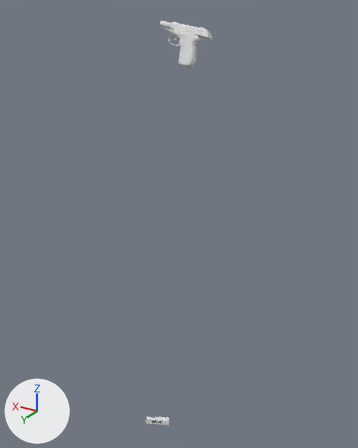
The OBJ model Vertex_Animation_Compiler/Assets/Makarov_Pistol_Reload147.obj, before and after one commit.
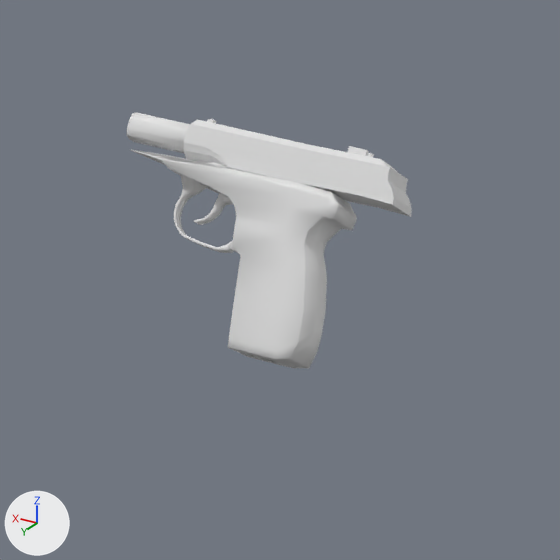
The first picture shows the older version from a camera (50 mm lens) standing at (-0.466, 1.302, 0.003) and looking at (0.308, 0.011, -0.642). The close-ups show both versions on the part from 38% to 67% of the width and 0% to 23% of the height of that picture; other places that the commit changed are outside them. Every picture has the same lights, and +X, +Y and +Z are marked at lower left. Where no turn or scale is listed for an object, it has been applied to the vertices.

Script lines for the objects in view, before the commit:
```python
me_rest_of_the_gun_sphere = bpy.data.meshes.new('Rest_of_the_gun_Sphere')
me_rest_of_the_gun_sphere.from_pydata(...)  # 272 vertices, 525 faces; spans x 0.3105..0.4559, y -0.1329..-0.0814, z -0.1591..-0.0255
me_top_slider_sphere_001 = bpy.data.meshes.new('Top_Slider_Sphere.001')
me_top_slider_sphere_001.from_pydata(...)  # 131 vertices, 237 faces; spans x 0.2776..0.4155, y -0.1383..-0.1087, z -0.0779..-0.0286
ob_rest_of_the_gun_sphere = bpy.data.objects.new('Rest_of_the_gun_Sphere', me_rest_of_the_gun_sphere)
ob_rest_of_the_gun_sphere.location = (0.0, 0.0, 0.0)
ob_top_slider_sphere_001 = bpy.data.objects.new('Top_Slider_Sphere.001', me_top_slider_sphere_001)
ob_top_slider_sphere_001.location = (0.0, 0.0, 0.0)
```
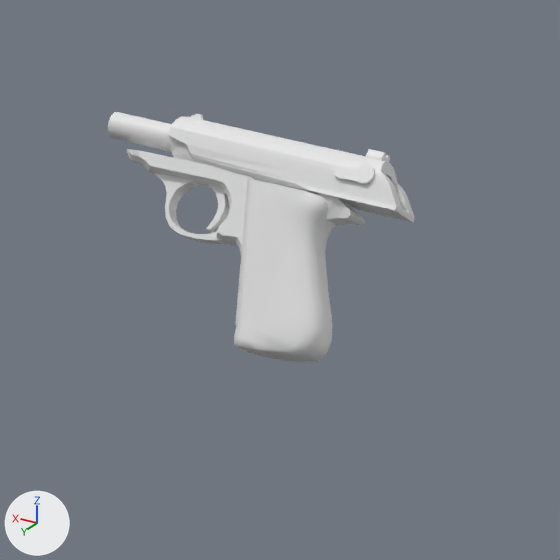
Location of each change, [x1, y1, x2, y2] in pixels of the close-ups (560 x 560 px):
'Rest_of_the_gun_Sphere', reshaped
    before: [127, 112, 357, 368]
    after: [108, 112, 335, 362]
'Top_Slider_Sphere.001', reshaped (7% wider, 11% taller)
    before: [183, 119, 412, 217]
    after: [169, 114, 414, 223]
'Rest_of_the_gun_Sphere.001', added
    after: [126, 149, 364, 326]
part 1 of me_rest_of_the_gun_sphere, rebuilt (55% narrower, 16% shorter)
    before: [129, 149, 357, 368]
    after: [234, 178, 335, 362]
part 2 of me_rest_of_the_gun_sphere, rebuilt
    before: [127, 112, 190, 153]
    after: [108, 112, 172, 152]
part 3 of me_rest_of_the_gun_sphere, added
    after: [155, 173, 227, 244]
part 4 of me_rest_of_the_gun_sphere, added
    after: [206, 184, 230, 233]
part 5 of me_rest_of_the_gun_sphere, deleted
    before: [194, 193, 233, 225]
part 7 of me_top_slider_sphere_001, rebuilt (7% wider, 9% taller)
    before: [183, 119, 412, 217]
    after: [169, 116, 414, 223]
part 8 of me_top_slider_sphere_001, added
    after: [334, 164, 375, 185]
part 9 of me_top_slider_sphere_001, added
    after: [366, 149, 390, 162]
part 10 of me_top_slider_sphere_001, added
    after: [191, 114, 203, 120]
part 11 of me_top_slider_sphere_001, deleted
    before: [348, 146, 374, 157]

The edits, one by one:
me_rest_of_the_gun_sphere is used by ob_rest_of_the_gun_sphere; location (0.0, 0.0, 0.0).
me_rest_of_the_gun_sphere had 272 vertices, 525 faces and spanned x 0.3105..0.4559, y -0.1329..-0.0814, z -0.1591..-0.0255.
me_rest_of_the_gun_sphere now has 446 vertices, 876 faces and spans x 0.3121..0.4701, y -0.1334..-0.0829, z -0.1554..-0.0254.
me_rest_of_the_gun_sphere part 1: the loose piece of 212 vertices spanning x 0.3105..0.4555, y -0.1329..-0.0814, z -0.1591..-0.0452 is rebuilt with 198 vertices and now spans x 0.3121..0.3721, y -0.1334..-0.0829, z -0.1554..-0.0588.
me_rest_of_the_gun_sphere part 2: the loose piece of 24 vertices spanning x 0.4071..0.4559, y -0.1322..-0.1159, z -0.049..-0.0255 is rebuilt with 128 vertices and now spans x 0.4073..0.4701, y -0.132..-0.1177, z -0.0496..-0.0254.
me_rest_of_the_gun_sphere part 3: a new loose piece of 76 vertices spanning x 0.3846..0.4356, y -0.1231..-0.1058, z -0.0946..-0.0567.
me_rest_of_the_gun_sphere part 4: a new loose piece of 44 vertices spanning x 0.3856..0.4001, y -0.1249..-0.1082, z -0.0887..-0.0569.
me_rest_of_the_gun_sphere part 5: 36 vertices removed from x 0.3826..0.4061, y -0.1199..-0.1088, z -0.0846..-0.0669.
me_rest_of_the_gun_sphere part 6: the surface is now shaded flat.
me_top_slider_sphere_001 is used by ob_top_slider_sphere_001; location (0.0, 0.0, 0.0).
me_top_slider_sphere_001 had 131 vertices, 237 faces and spanned x 0.2776..0.4155, y -0.1383..-0.1087, z -0.0779..-0.0286.
me_top_slider_sphere_001 now has 222 vertices, 428 faces and spans x 0.276..0.4258, y -0.1377..-0.1086, z -0.0809..-0.026.
me_top_slider_sphere_001 part 7: the loose piece of 76 vertices spanning x 0.2776..0.4155, y -0.1383..-0.1087, z -0.0779..-0.0289 is rebuilt with 142 vertices and now spans x 0.276..0.4258, y -0.1377..-0.1086, z -0.0809..-0.0274.
me_top_slider_sphere_001 part 8: a new loose piece of 36 vertices spanning x 0.292..0.3165, y -0.1172..-0.1099, z -0.0612..-0.0501.
me_top_slider_sphere_001 part 9: a new loose piece of 24 vertices spanning x 0.2926..0.3036, y -0.1336..-0.1231, z -0.0523..-0.043.
me_top_slider_sphere_001 part 10: a new loose piece of 20 vertices spanning x 0.4113..0.4196, y -0.1303..-0.1276, z -0.0302..-0.026.
me_top_slider_sphere_001 part 11: 29 vertices removed from x 0.3024..0.3147, y -0.1329..-0.1229, z -0.0496..-0.0416.
Mesh me_rest_of_the_gun_sphere_001 is new.
It has 166 vertices, 324 faces and spans x 0.305..0.456, y -0.133..-0.089, z -0.142..-0.045.
Object 'Rest_of_the_gun_Sphere.001' (ob_rest_of_the_gun_sphere_001) is new; it shows me_rest_of_the_gun_sphere_001.
Its location is (0.0, 0.0, 0.0).
